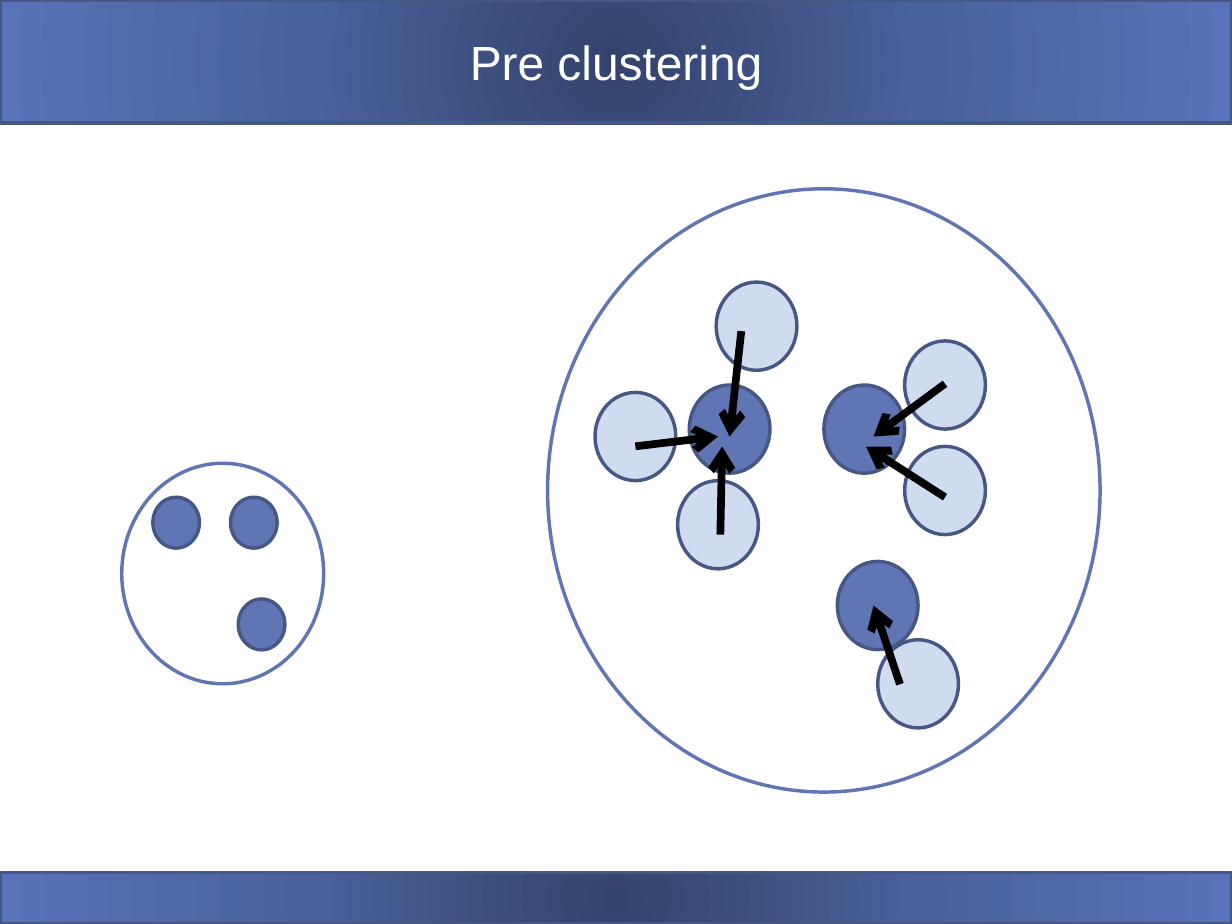
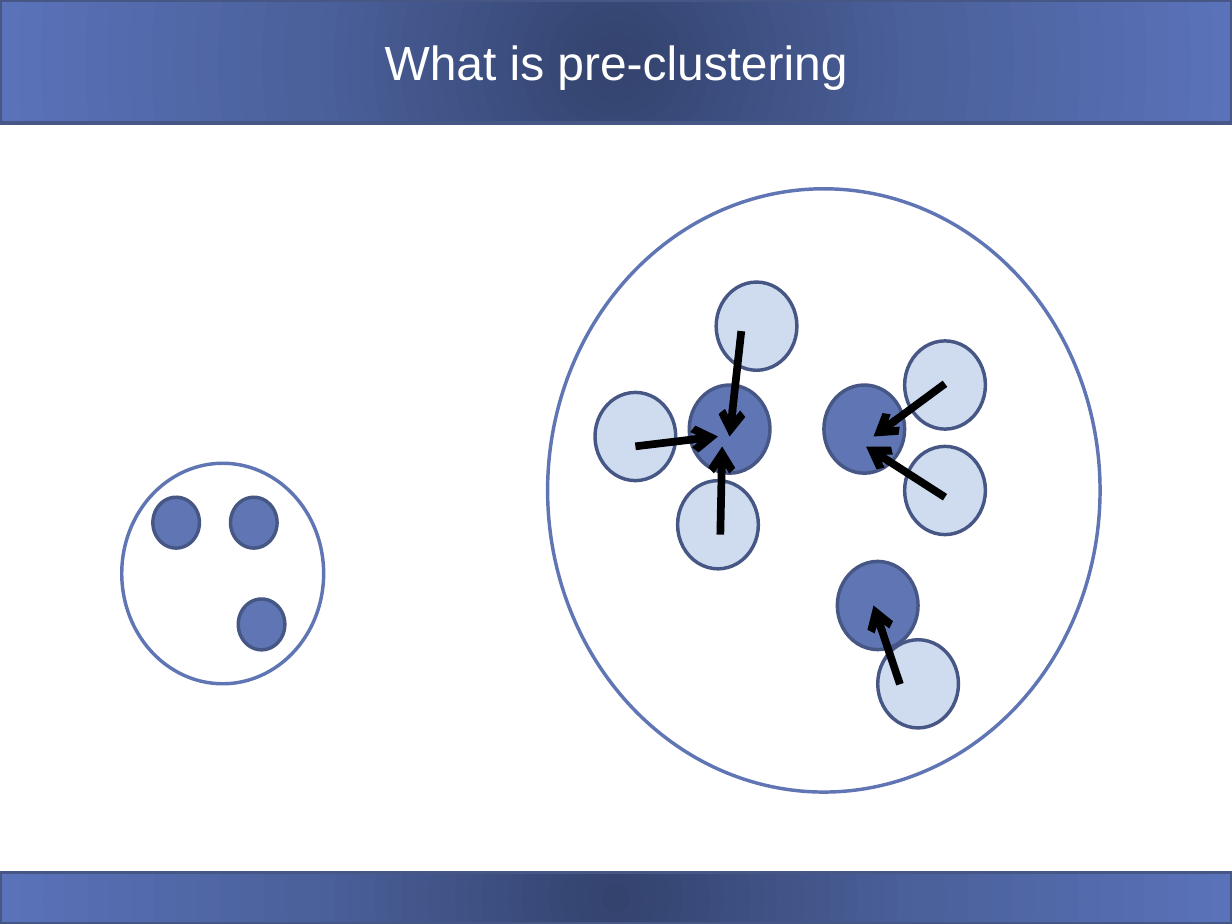
Before and after one commit to carden24/MIC506-Workshop, a slide deck: slide 12 of W3_16S_analysis.pptx. Drawn at 1232x924 pixels with LibreOffice and Linux fonts; fonts in the diff are those of the drawing. Boxes give left, top, right and bottom in pixels: in the first picture for what was removed or moved away, otherwise in the second. Text is boxed around its words. In the diff, an @@ line names an element or a change of style, - is before the commit and + after.

```diff
--- a/W3_16S_analysis.pptx
+++ b/W3_16S_analysis.pptx
@@ title at [385,45,847,89]: text changed @@
-Pre clustering
+What is pre-clustering
```
Also in this commit, not shown: 3 other slides changed, 3 other files.
